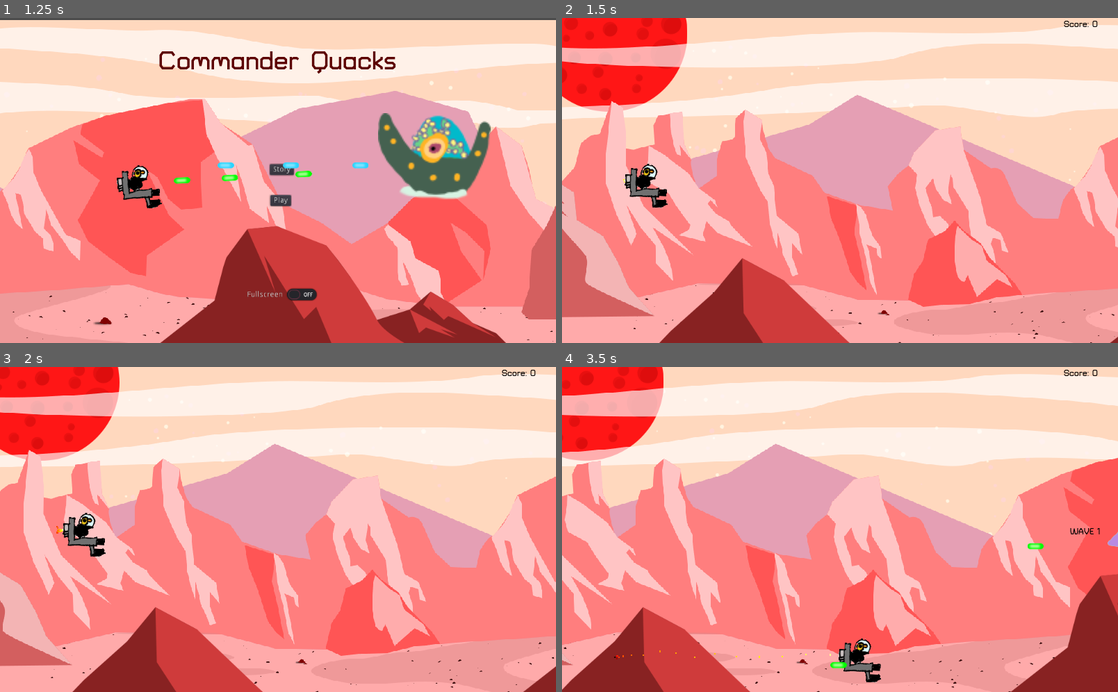
Above: before the commit, frames 1-4 (two rows, left to right).
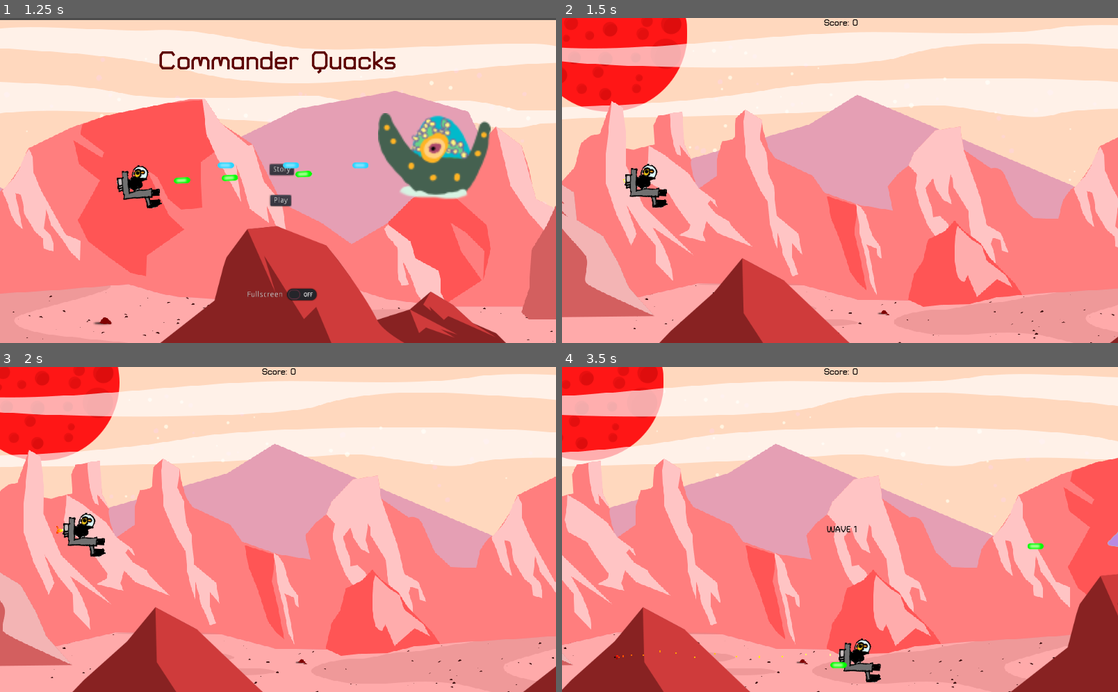
Above: after the commit, the same moments.

Repository: the-g-force/FamJam-January2021
Game: Godot game, scene res://src/SplashScreen.tscn
Two runs of this game, one before a commit and one after it. Both use one fixed random seed, a clock stepped at 60 frames per second and the inputs below.
Inputs (mouse positions are in pixels of both pictures, inside the frame that each line leads up to):
- Up to frame 1 (1.25 s): tap Enter at 0.5 s; move the mouse to (400, 164) at 0.52 s; hold D (move_right) from 0.53 s (still down); tap Space (fire) at 0.6 s; click (400, 164) at 0.67 s
- Up to frame 2 (1.5 s): release D (move_right) at 1.25 s; click "Play" at 1.25 s
- Up to frame 3 (2 s): no input
- Up to frame 4 (3.5 s): move the mouse to (728, 545) at 2.02 s; hold S (move_down) 2.03-2.78 s; tap Space (fire) at 2.1, 2.85 s; move the mouse to (895, 458) at 2.77 s; hold D (move_right) from 2.78 s (still down)

Frame 1 is identical in both runs. In frame 2, 0.1% of the frame differs, in the area x 47-97%, y 0-3%; in frame 3, 0.1%; in frame 4, 0.2%, in the area x 47-97%, y 0-52%.

Commit message:
Integrate HUD with spawner

Diff:
--- a/project/src/HUD.tscn
+++ b/project/src/HUD.tscn
@@ -2,31 +2,29 @@
 
 [ext_resource path="res://fonts/TurretRoadExtraBoldFont.tres" type="DynamicFont" id=1]
 
-[node name="HUD" type="Control"]
-anchor_right = 1.0
-anchor_bottom = 1.0
-__meta__ = {
-"_edit_use_anchors_": false
-}
+[node name="HUD" type="Node2D"]
 
 [node name="Label" type="Label" parent="."]
 anchor_right = 1.0
+margin_left = 450.795
+margin_right = 576.795
 margin_bottom = 20.0
 custom_fonts/font = ExtResource( 1 )
 custom_colors/font_color = Color( 0, 0, 0, 1 )
 text = "Aliens Destroyed"
 align = 1
+__meta__ = {
+"_edit_use_anchors_": false
+}
 
 [node name="WaveLabel" type="Label" parent="."]
-visible = false
 anchor_left = 0.5
 anchor_top = 0.5
 anchor_right = 0.5
 anchor_bottom = 0.5
-margin_left = -20.0
-margin_top = -7.0
-margin_right = 20.0
-margin_bottom = 7.0
+margin_left = 487.812
+margin_top = 290.56
+margin_right = 531.812
+margin_bottom = 308.56
 custom_fonts/font = ExtResource( 1 )
 custom_colors/font_color = Color( 0, 0, 0, 1 )
-text = "WAVE"
--- a/project/src/Spawner.gd
+++ b/project/src/Spawner.gd
@@ -36,7 +36,7 @@
 			var _error = alien.connect("destroyed", self, "_alien_destroyed")
 			_error = alien.connect("went_off_screen", self, "_alien_off_screen")
 			emit_signal("alien_created", alien)
-		yield(get_tree().create_timer(6), "timeout")
+		yield(get_tree().create_timer(4), "timeout")
 	_wave_size += 1
 
 
